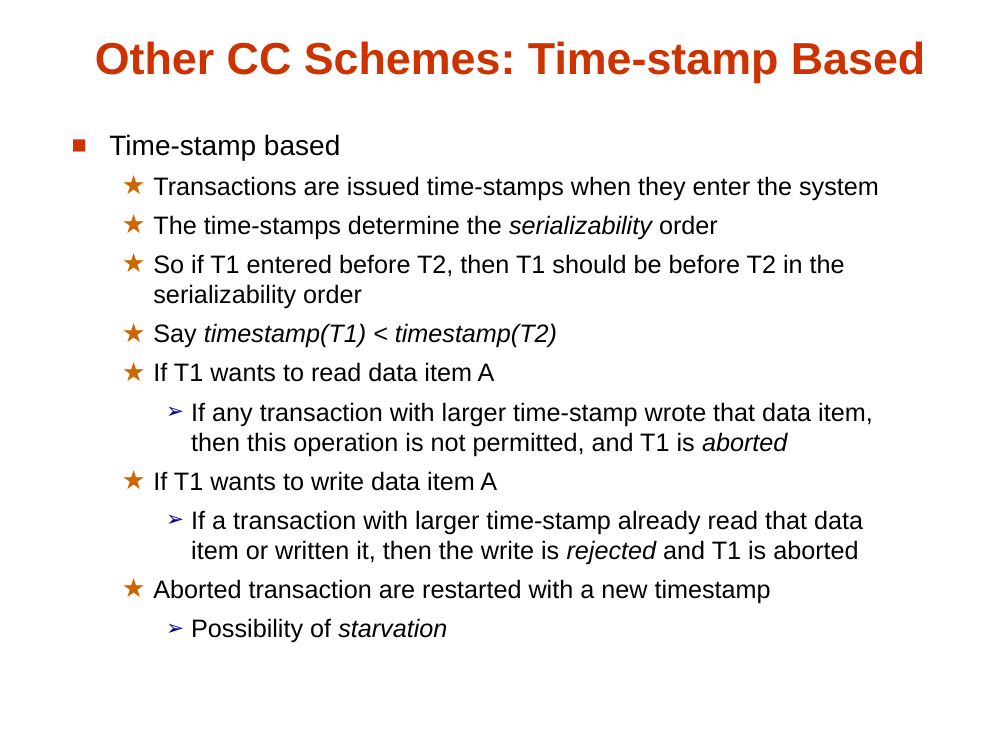
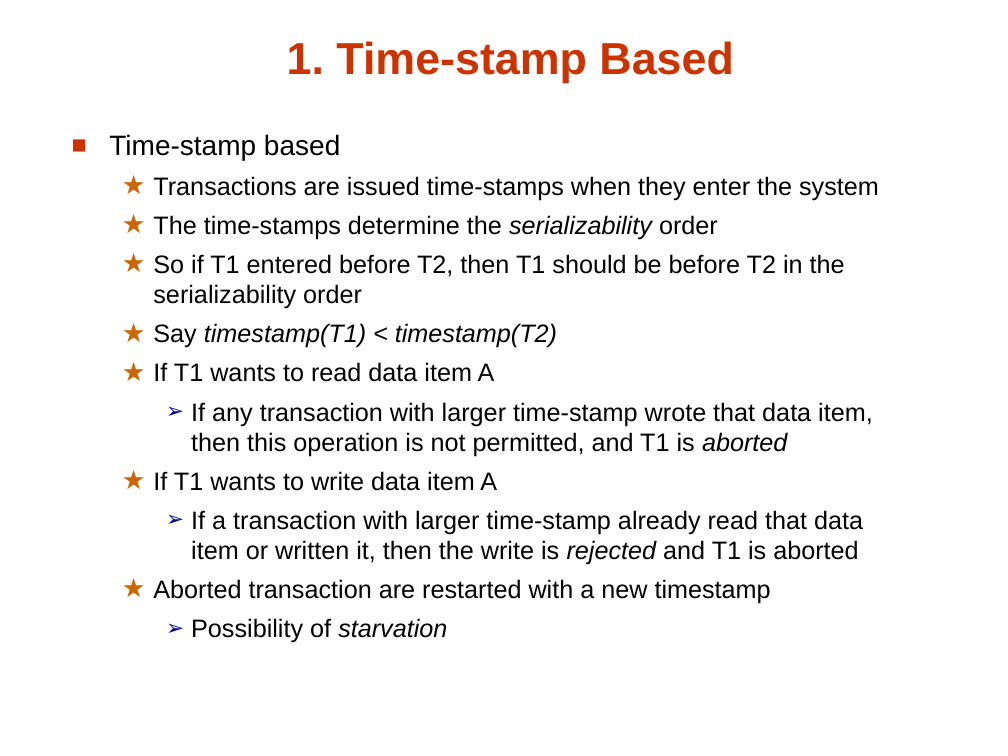
Before and after one commit to umddb/cmsc424-fall2021, a slide deck: slide 77 of Slides/06-Transactions.pptx (slide 78 before the commit). Drawn at 1008x756 pixels with LibreOffice and Linux fonts; fonts in the diff are those of the drawing. Boxes give left, top, right and bottom in pixels: in the first picture for what was removed or moved away, otherwise in the second. Text is boxed around its words. In the diff, an @@ line names an element or a change of style, - is before the commit and + after.

```diff
--- a/Slides/06-Transactions.pptx
+++ b/Slides/06-Transactions.pptx
@@ title at <box>287,41,733,83</box>: text changed @@
-Other CC Schemes: Time-stamp Based
+1. Time-stamp Based
```
Also in this commit, not shown: 13 other slides changed, 26 slides added, 5 slides removed.
